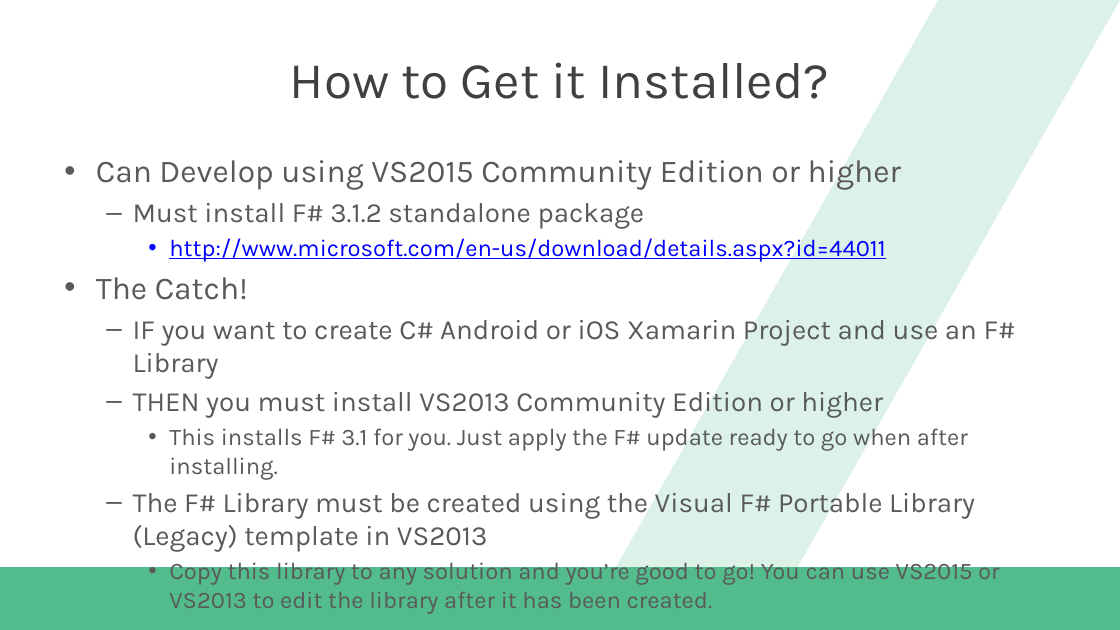
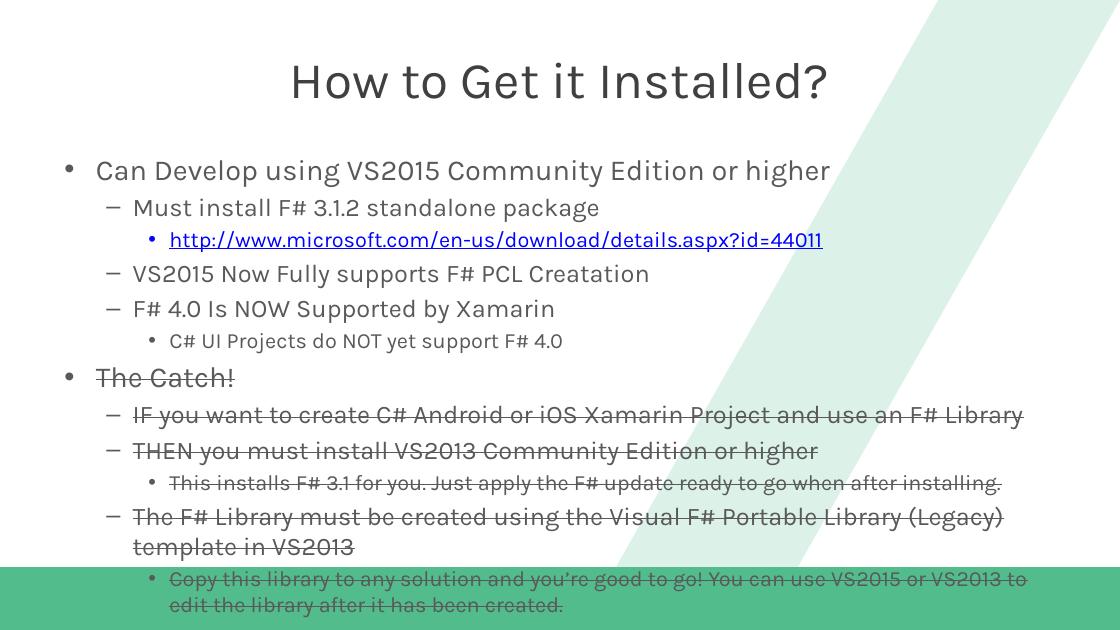
Before and after one commit to dannydwarren/FSharpXamarin, a slide deck: slide 8 of FSharpXamarin_Slides.pptx (slide 9 before the commit). Drawn at 1120x630 pixels with LibreOffice and Linux fonts; fonts in the diff are those of the drawing; background and template pictures are left out. Boxes give left, top, right and bottom in pixels: in the first picture for what was removed or moved away, otherwise in the second. Text is boxed around its words. In the diff, an @@ line names an element or a change of style, - is before the commit and + after.

Commit message:
-Added new C# UI projects created directly in VS2015 (Now possible) -Updated slides to reflect this new information -Lots of Auto Changes

```diff
--- a/FSharpXamarin_Slides.pptx
+++ b/FSharpXamarin_Slides.pptx
@@ text at box(96, 160, 1027, 617): size 27.2 to 24.8 pt in "Can Develop using VS2015 Community Edition or ...", "The Catch!"; size 23.8 to 21.7 pt in "Must install F# 3.1.2 standalone package", "IF you want to create C# Android ...", "THEN you must install VS2013 Community Edition ...", "The F# Library must be created using ..."; size 20.4 to 18.6 pt in "http://www.microsoft.com/en-us/download/details.aspx?id=4401 ...", "This installs F# 3.1 for you. Just ...", "Copy this library to any solution and ..."; strikethrough on in "The Catch!", "IF you want to create C# Android ...", "THEN you must install VS2013 Community Edition ...", "This installs F# 3.1 for you. Just ..." and 2 more places @@
@@ text at box(133, 264, 650, 354): paragraphs added @@
+  – VS2015 Now Fully supports F# PCL Creatation
+  – F# 4.0 Is NOW Supported by Xamarin
+    • C# UI Projects do NOT yet support F# 4.0
```
Also in this commit, not shown: 4 other slides changed, 6 slides added, 1 slide removed, 22 other files.
